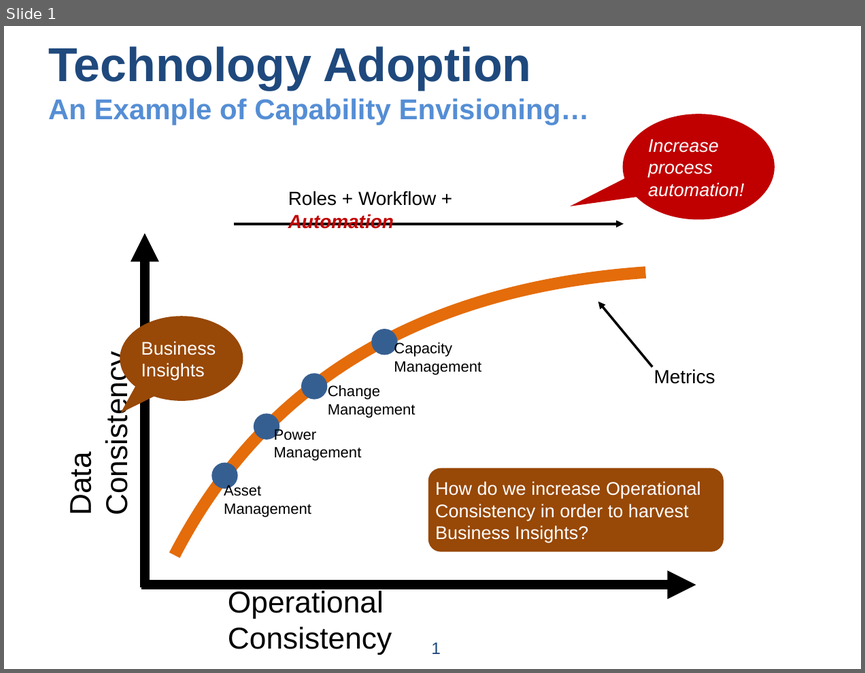
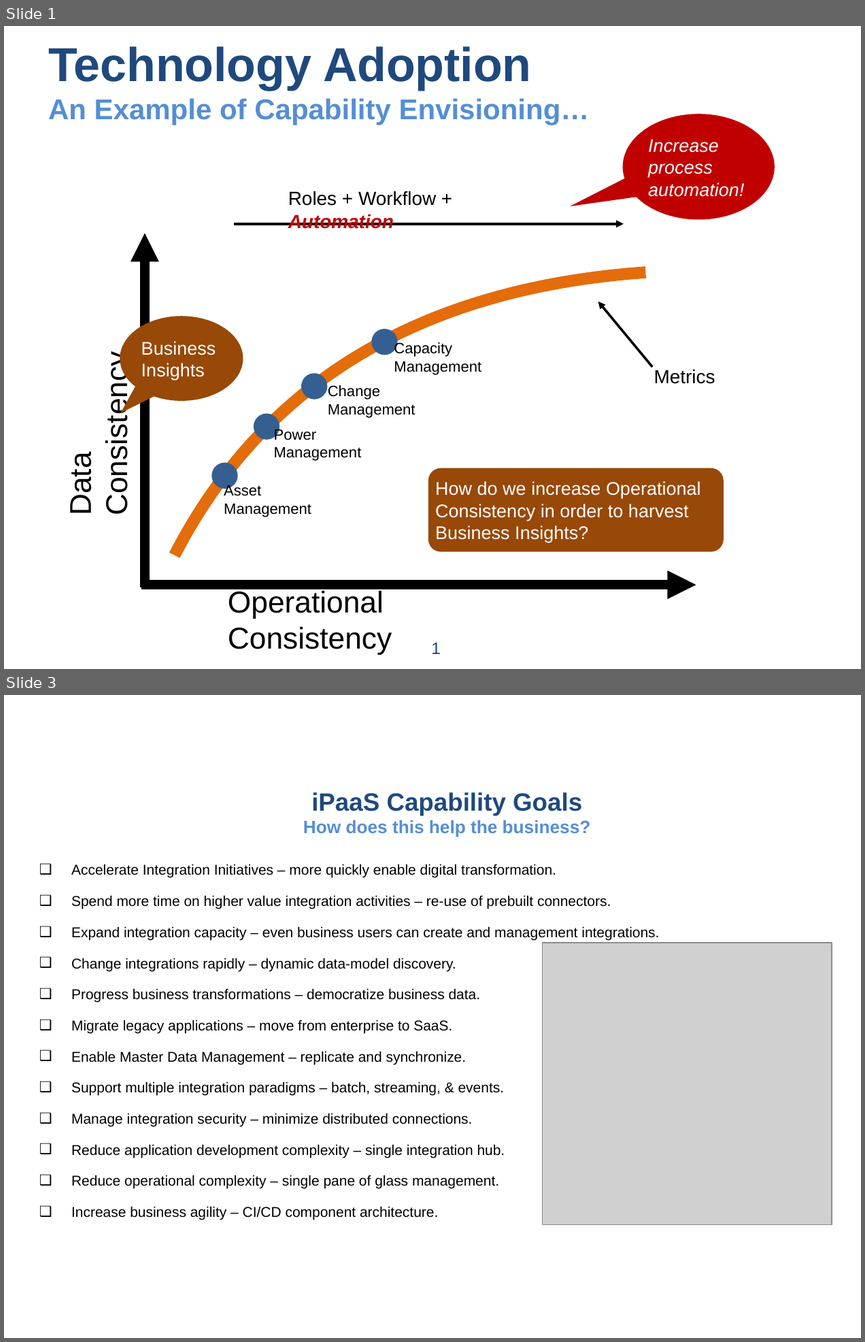
Before and after one commit to UsefulEngines/DcimTechnologyAdoption, a slide deck: RolesWorkflowAutomation.pptx. Shown one above the other, each under a label of ours: slide 1 before the commit, slides 1 and 3 after it; the slides between them are not shown. The pictures are 865x673 and 865x1342 pixels, drawn with LibreOffice and Linux fonts; fonts in the diff are those of the drawing; grey boxes stand for pictures. Boxes give left, top, right and bottom in pixels: in the first picture for what was removed or moved away, otherwise in the second. Text is boxed around its words. In the diff, an @@ line names an element or a change of style, - is before the commit and + after.

Commit message:
Update
Update

```diff
--- a/RolesWorkflowAutomation.pptx
+++ b/RolesWorkflowAutomation.pptx
@@ slide 3 added at (4,695,861,1338), background #FFFFFF @@
@@ title added at (303,792,591,837), 15 pt, text #558ED5, bold @@
+iPaaS Capability Goals
+How does this help the business?
@@ text added at (71,864,659,1220), 12 pt, text #000000 @@
+  ❑ Accelerate Integration Initiatives – more quickly enable digital transformation.
+  ❑ Spend more time on higher value integration activities – re-use of prebuilt connectors.
+  ❑ Expand integration capacity – even business users can create and management integrations.
+  ❑ Change integrations rapidly – dynamic data-model discovery.
+  ❑ Progress business transformations – democratize business data.
+  ❑ Migrate legacy applications – move from enterprise to SaaS.
+  ❑ Enable Master Data Management – replicate and synchronize.
+  ❑ Support multiple integration paradigms – batch, streaming, & events.
+  ❑ Manage integration security – minimize distributed connections.
+  ❑ Reduce application development complexity – single integration hub.
+  ❑ Reduce operational complexity – single pane of glass management.
+  ❑ Increase business agility – CI/CD component architecture.
@@ picture added at (542,943,832,1225) @@
```
Also in this commit, not shown: 7 other slides added.
